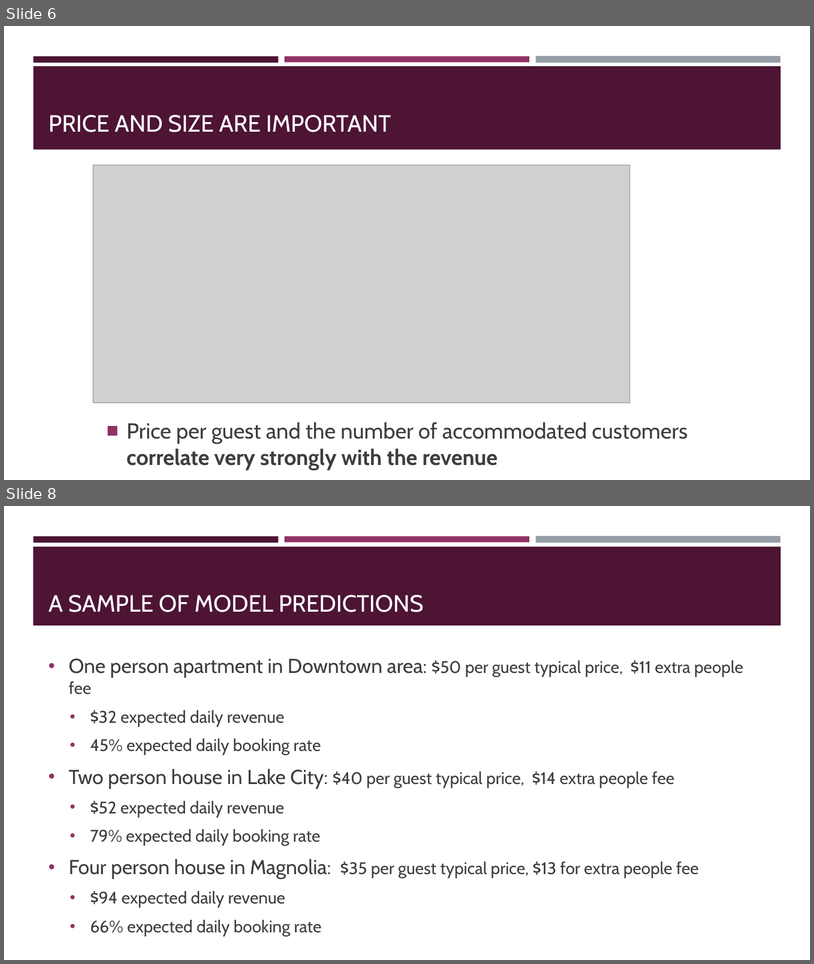
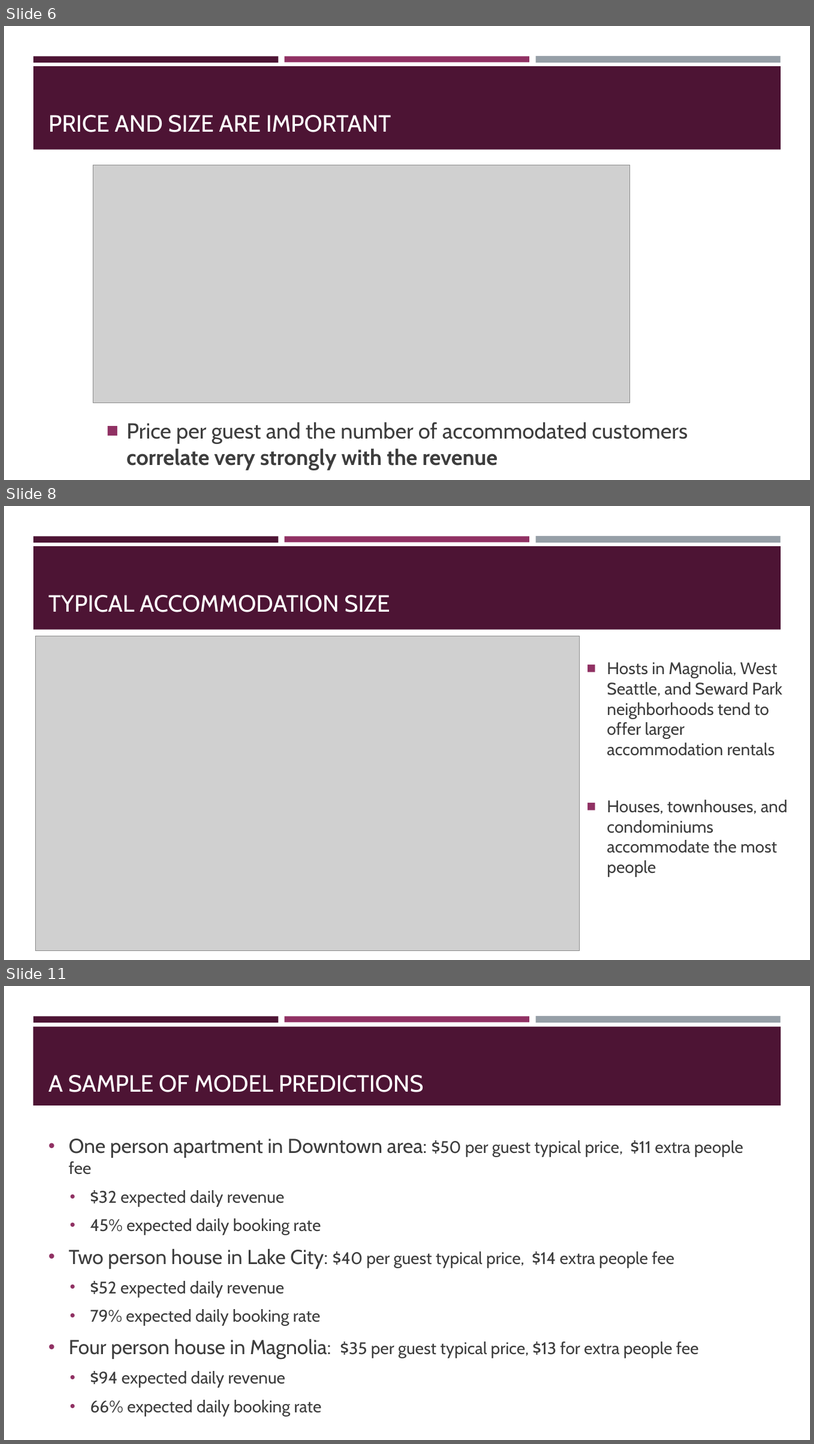
Before and after one commit to ivanovdmitri/Seattle_Airbnb_2017_DI, a slide deck: Seattle_Airbnb_2017_DI.pptx. Shown one above the other, each under a label of ours: slides 6 and 8 before the commit, slides 6, 8 and 11 after it; the slides between them are not shown. The pictures are 814x964 and 814x1444 pixels, drawn with LibreOffice and Linux fonts; fonts in the diff are those of the drawing; grey boxes stand for pictures. Boxes give left, top, right and bottom in pixels: in the first picture for what was removed or moved away, otherwise in the second. Text is boxed around its words. In the diff, an @@ line names an element or a change of style, - is before the commit and + after.

```diff
--- a/Seattle_Airbnb_2017_DI.pptx
+++ b/Seattle_Airbnb_2017_DI.pptx
@@ slide 8 added at <box>4,506,810,960</box>, background #FFFFFF; not listed: 4 template elements that a slide beside it also shows @@
@@ title added at <box>48,595,390,612</box>, 28 pt, text #FFFFFF @@
+TYPICAL ACCOMMODATION SIZE
@@ picture added at <box>35,636,580,951</box> @@
@@ text added at <box>607,661,788,876</box>, 20 pt, text #3D3D3D @@
+■ Hosts in Magnolia, West Seattle, and Seward Park neighborhoods tend to offer larger accommodation rentals
+■ Houses, townhouses, and condominiums accommodate the most people
@@ what was slide 8 is now slide 11 @@
```
Also in this commit, not shown: 2 slides changed, 2 other slides added, 1 other file.
